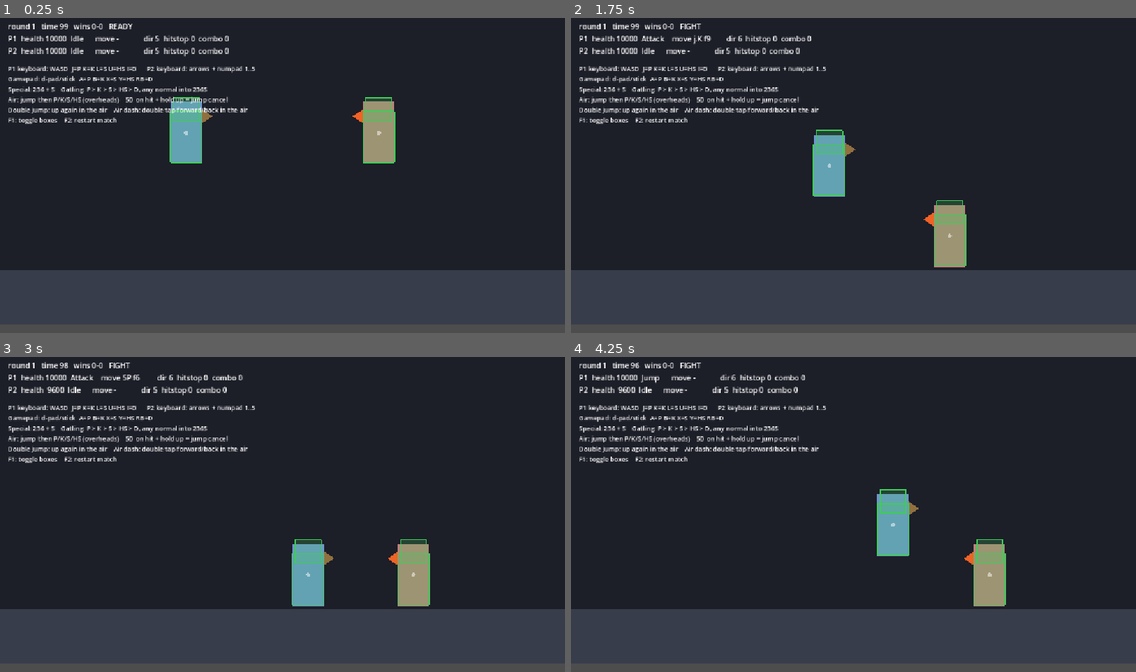
Above: before the commit, frames 1-4 (two rows, left to right).
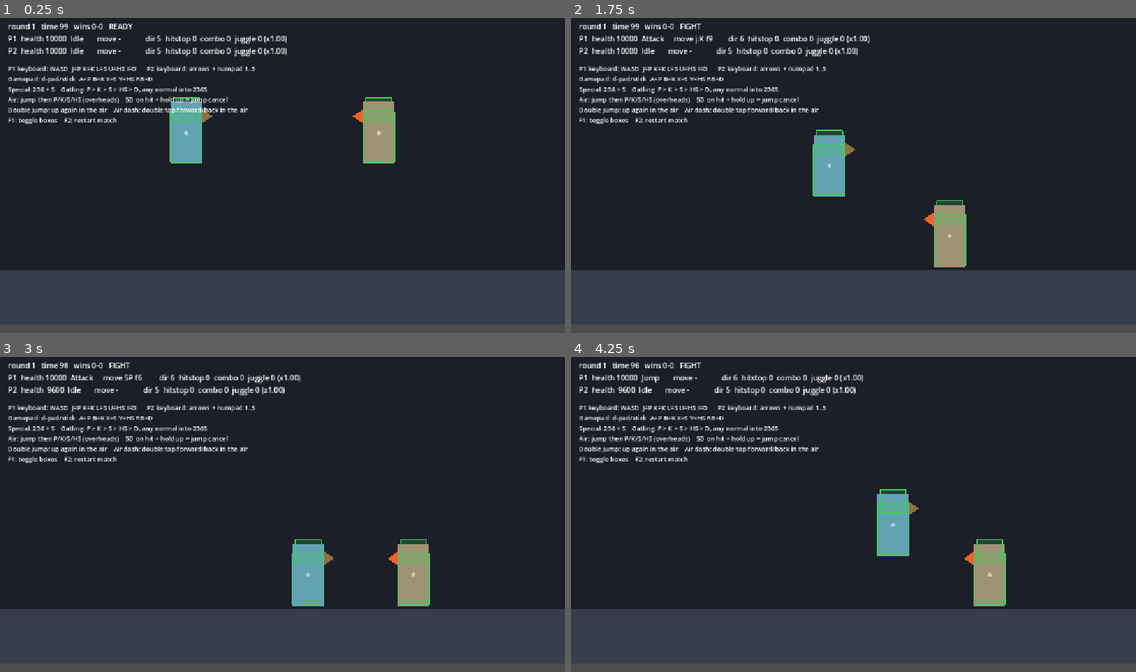
Above: after the commit, the same moments.

Repository: vitorrenansd/fightcore-godot
Game: Godot game, scene res://content/battle/training.tscn
Two runs of this game, one before a commit and one after it. Both use one fixed random seed, a clock stepped at 60 frames per second and the inputs below.
Inputs:
- Up to frame 1 (0.25 s): no input
- Up to frame 2 (1.75 s): tap Enter at 0.5 s; hold D (p1_right) from 0.53 s (still down); tap I (p1_d) at 0.6 s; tap W (p1_up) at 0.77, 1.07, 1.52 s; tap U (p1_hs) at 0.8, 1.35 s; tap K (p1_k) at 1.55 s
- Up to frame 3 (3 s): tap W (p1_up) at 1.82 s; release D (p1_right) at 2.03 s; hold A (p1_left) 2.03-2.78 s; tap K (p1_k) at 2.1 s; tap J (p1_p) at 2.3, 2.85 s; hold D (p1_right) from 2.78 s (still down)
- Up to frame 4 (4.25 s): keep holding D (p1_right); tap W (p1_up) at 3.02, 3.32, 3.77, 4.07 s; tap L (p1_s) at 3.05, 3.6 s; tap Space at 3.5 s; tap Right (p2_right) at 3.8 s

The runs differ from the first frame. In frame 1, 0.8% of the frame differs, in the area x 16-51%, y 5-13%; in frame 2, 0.8%; in frame 3, 0.8%, in the area x 16-54%, y 5-13%; in frame 4, 0.8%.

Commit message:
feat(character): gravidade de juggle fecha a rota aerea
A rota aerea montada nos ultimos commits (launcher -> jump cancel -> golpe no
ar -> air dash) nao tinha fim: o oponente lancado caia sempre igual, entao em
teoria o mesmo combo repetia pra sempre. Damage scaling sozinho nao encerra
nada, so deixa o combo barato.

Agora cada acerto no ar soma `juggle_cost` no `juggle_count` da vitima, e esse
contador multiplica a gravidade dela. O launcher abre o juggle mesmo acertando
alguem no chao, porque e o golpe que comeca a sequencia. Bloqueio nao soma
nada. Encostar no chao zera tudo, junto com as opcoes de ar - dai o `land()`.

O teto (`max_juggle_gravity`) evita o extremo oposto: sem ele um combo longo
transformaria a vitima numa pedra que aterrissa antes do proximo golpe sair.

Quem fecha a rota e o dado, nao um limite de hits no codigo: enders pesados
custam mais juggle.

Co-Authored-By: Claude Opus 5 <noreply@anthropic.com>
Claude-Session: https://claude.ai/code/session_01UdVvQn9Tga5SZVG1YisJhm

Diff:
--- a/content/battle/training.gd
+++ b/content/battle/training.gd
@@ -90,7 +90,7 @@
 			manager.attack_frame,
 			" C" if manager.is_in_cancel_window() else "",
 		]
-	return "P%d  health %5d  %-8s  move %-12s  dir %d  hitstop %d  combo %d" % [
+	return "P%d  health %5d  %-9s  move %-12s  dir %d  hitstop %d  combo %d  juggle %d (x%.2f)" % [
 		index + 1,
 		fighter.health,
 		fighter.state_machine.current_state.name if fighter.state_machine.current_state else "-",
@@ -98,6 +98,8 @@
 		fighter.input.get_direction() if fighter.input != null else 5,
 		fighter.hitstop_frames,
 		fighter.combo_hits,
+		fighter.juggle_count,
+		fighter.get_juggle_gravity_multiplier(),
 	]
 
 
--- a/engine/character/attack_data.gd
+++ b/engine/character/attack_data.gd
@@ -85,6 +85,9 @@
 @export var block_pushback: Vector2 = Vector2(120.0, 0.0)
 ## Launches the opponent upwards, allowing juggles.
 @export var launcher: bool = false
+## Juggle this move puts on an airborne victim, which raises their gravity for
+## the rest of the combo. Heavy enders cost more, so they close the route.
+@export var juggle_cost: int = 1
 
 
 func get_total_frames() -> int:
--- a/engine/character/fighter.gd
+++ b/engine/character/fighter.gd
@@ -22,6 +22,9 @@
 ## Air options left before touching the ground again.
 var air_jumps_left: int = 0
 var air_dashes_left: int = 0
+## Juggle accumulated while airborne. Raises this fighter's gravity for the rest
+## of the combo, and goes back to zero on landing.
+var juggle_count: int = 0
 ## Turned off while an air dash holds its momentum.
 var gravity_enabled: bool = true
 
@@ -38,7 +41,7 @@
 
 func _ready() -> void:
 	hitbox_manager.setup(self)
-	refill_air_options()
+	land()
 	health = stats.max_health if stats != null else 0
 	health_changed.emit(health, health)
 
@@ -58,12 +61,27 @@
 	_apply_gravity(delta)
 	move_and_slide()
 	if is_on_floor():
-		refill_air_options()
+		land()
 
 
 func _apply_gravity(delta: float) -> void:
 	if gravity_enabled and not is_on_floor():
-		velocity.y += stats.gravity * delta
+		velocity.y += get_effective_gravity() * delta
+
+
+## Gravity the fighter falls under right now, juggle included.
+func get_effective_gravity() -> float:
+	if stats == null:
+		return 0.0
+	return stats.gravity * get_juggle_gravity_multiplier()
+
+
+## Grows with every hit taken airborne, which is what makes an air route stop
+## reaching: the victim drops out of the next link instead of hanging there.
+func get_juggle_gravity_multiplier() -> float:
+	if stats == null or juggle_count <= 0:
+		return 1.0
+	return minf(1.0 + stats.juggle_gravity_per_hit * juggle_count, stats.max_juggle_gravity)
 
 
 func walk(direction: float) -> void:
@@ -73,6 +91,13 @@
 func jump() -> void:
 	if is_on_floor():
 		velocity.y = stats.jump_velocity
+
+
+## Everything that comes back when the fighter touches the ground: air options
+## refill and the juggle the combo had built up is gone.
+func land() -> void:
+	refill_air_options()
+	juggle_count = 0
 
 
 ## Air jumps and air dashes come back on landing, never mid-air.
@@ -125,6 +150,7 @@
 		_enter_blockstun(hit)
 	else:
 		combo_hits += 1
+		_add_juggle(hit)
 		_enter_hitstun(hit)
 	# After the transition: entering a state clears horizontal velocity.
 	velocity = hit.knockback
@@ -155,7 +181,7 @@
 	hitstop_frames = 0
 	velocity = Vector2.ZERO
 	gravity_enabled = true
-	refill_air_options()
+	land()
 	hitbox_manager.stop_attack()
 	# Leaving KO through the normal exit is what turns the hurtboxes back on.
 	state_machine.transition_to(&"Idle")
@@ -307,6 +333,13 @@
 	state_machine.transition_to(&"KO")
 
 
+## Juggle only builds up in the air. A launcher counts even though it connects
+## on a grounded opponent: it is the hit that starts the juggle.
+func _add_juggle(hit: HitData) -> void:
+	if hit.launcher or not is_on_floor():
+		juggle_count += hit.juggle_cost
+
+
 func _enter_hitstun(hit: HitData) -> void:
 	hitbox_manager.stop_attack()
 	var state := state_machine.get_state(&"Hitstun") as FighterHitstunState
--- a/engine/character/fighter_stats.gd
+++ b/engine/character/fighter_stats.gd
@@ -21,6 +21,15 @@
 ## How long the dash holds its momentum with gravity suspended.
 @export var air_dash_frames: int = 18
 
+@export_group("Juggle")
+## Extra gravity per point of juggle already on the fighter. This is what ends
+## an air combo: every hit makes the victim fall faster, so the same route stops
+## reaching. Damage scaling alone never closes a loop, it only makes it cheap.
+@export_range(0.0, 1.0, 0.01) var juggle_gravity_per_hit: float = 0.12
+## Ceiling for the juggle multiplier, so a long combo does not turn the victim
+## into a stone that lands before the next hit can ever come out.
+@export_range(1.0, 5.0, 0.1) var max_juggle_gravity: float = 2.2
+
 @export_group("Pushbox")
 ## Width of the volume that keeps fighters from standing inside each other.
 ## Bigger characters take more space and lose ground faster in the corner.
--- a/engine/collision/hit_data.gd
+++ b/engine/collision/hit_data.gd
@@ -21,6 +21,9 @@
 var hitstop: int = 0
 var knockback: Vector2 = Vector2.ZERO
 var launcher: bool = false
+## Juggle added to the victim by this hit. Zero on block: a blocked move never
+## feeds the juggle counter.
+var juggle_cost: int = 0
 
 ## Hits the target had already taken in this combo before this one.
 var combo_index: int = 0
@@ -46,6 +49,7 @@
 	hit.combo_index = p_victim.combo_hits
 	hit.damage_scaling = p_attack.get_damage_scaling(hit.combo_index)
 	hit.launcher = p_attack.launcher and not p_blocked
+	hit.juggle_cost = 0 if p_blocked else p_attack.juggle_cost
 
 	var defense := p_victim.stats.defense_multiplier if p_victim.stats != null else 1.0
 	if hit.blocked:
--- /dev/null
+++ b/tests/juggle_smoke_test.gd
@@ -0,0 +1,232 @@
+extends SceneTree
+
+## Checks juggle gravity: a launcher opens the juggle, every airborne hit adds
+## to it, the victim falls faster the longer the combo runs, and landing wipes
+## it. This is what stops an air route from repeating forever.
+##
+##   godot --headless --path . --script tests/juggle_smoke_test.gd
+
+const FIGHTER_SCENE := "res://content/fighters/training_dummy/fighter.tscn"
+## High enough that nothing in the test accidentally touches the floor.
+const AIR_HEIGHT: float = -320.0
+
+var p1: Fighter
+var p2: Fighter
+var solver: CollisionSolver
+var frames: int = 0
+var landed: Array[HitData] = []
+var ok: bool = true
+
+var _fall_low: float = 0.0
+var _fall_high: float = 0.0
+var _velocity_sample: float = 0.0
+
+
+func _initialize() -> void:
+	var scene: PackedScene = load(FIGHTER_SCENE)
+	InputBindings.create_default().apply()
+
+	var floor_body := StaticBody2D.new()
+	var floor_shape := CollisionShape2D.new()
+	var rect := RectangleShape2D.new()
+	rect.size = Vector2(2000, 40)
+	floor_shape.shape = rect
+	floor_body.add_child(floor_shape)
+	floor_body.position = Vector2(0, 70)
+	root.add_child(floor_body)
+
+	p1 = scene.instantiate()
+	p1.team = 0
+	root.add_child(p1)
+	p1.position = Vector2(0, 0)
+
+	p2 = scene.instantiate()
+	p2.team = 1
+	root.add_child(p2)
+	p2.position = Vector2(60, 0)
+
+	solver = CollisionSolver.new()
+	root.add_child(solver)
+	solver.register_fighter(p1)
+	solver.register_fighter(p2)
+	solver.hit_resolved.connect(func(hit: HitData) -> void: landed.append(hit))
+
+
+## Minimal move that reaches the opponent on frame 4. `launcher` and
+## `juggle_cost` are what this test is actually about.
+func _make_attack(launcher: bool, juggle_cost: int, knockback: Vector2) -> AttackData:
+	var box := Hitbox.new()
+	var box_shape := RectangleShape2D.new()
+	box_shape.size = Vector2(60, 60)
+	box.shape = box_shape
+	box.offset = Vector2(60, 0)
+	box.start_frame = 4
+	box.end_frame = 6
+
+	var attack := AttackData.new()
+	attack.startup_frames = 4
+	attack.active_frames = 3
+	attack.recovery_frames = 8
+	attack.damage = 300
+	attack.chip_damage = 30
+	attack.hitstun = 24
+	attack.blockstun = 12
+	attack.hitstop = 4
+	attack.knockback = knockback
+	attack.launcher = launcher
+	attack.juggle_cost = juggle_cost
+	attack.hitboxes = [box]
+	return attack
+
+
+## Parks both fighters side by side in the air with gravity off, so an airborne
+## exchange can be scripted without fighting the arc.
+func _park_in_air() -> void:
+	for fighter in [p1, p2]:
+		fighter.gravity_enabled = false
+		fighter.velocity = Vector2.ZERO
+	p1.position = Vector2(0, AIR_HEIGHT)
+	p2.position = Vector2(60, AIR_HEIGHT)
+
+
+func check(condition: bool, message: String) -> void:
+	if not condition:
+		ok = false
+		print("  FAIL: %s" % message)
+
+
+func _physics_process(_delta: float) -> bool:
+	frames += 1
+	match frames:
+		1:
+			p1.opponent = p2
+			p2.opponent = p1
+			p1.set_facing(true)
+			p2.set_facing(false)
+			p1.input.enabled = false
+			p2.input.enabled = false
+			p2.input.player_index = 1
+			print("== 1. a grounded hit builds no juggle ==")
+			check(p2.juggle_count == 0, "starts clean")
+			p1.hitbox_manager.start_attack(_make_attack(false, 1, Vector2(200, 0)))
+		14:
+			print("  hits %d   juggle %d   multiplier %.2f" % [
+				landed.size(), p2.juggle_count, p2.get_juggle_gravity_multiplier(),
+			])
+			check(landed.size() == 1, "the move connected")
+			check(p2.juggle_count == 0, "a grounded hit adds no juggle")
+			check(is_equal_approx(p2.get_juggle_gravity_multiplier(), 1.0), "gravity untouched")
+		40:
+			print("\n== 2. a launcher opens the juggle ==")
+			landed.clear()
+			p1.position = Vector2(0, 0)
+			p1.velocity = Vector2.ZERO
+			p2.position = Vector2(60, 0)
+			p2.velocity = Vector2.ZERO
+			p1.hitbox_manager.start_attack(_make_attack(true, 1, Vector2(120, -600)))
+		52:
+			print("  hits %d   juggle %d   on floor %s" % [
+				landed.size(), p2.juggle_count, p2.is_on_floor(),
+			])
+			check(landed.size() == 1, "the launcher connected")
+			check(landed[0].launcher, "the hit reads as a launcher")
+			check(landed[0].juggle_cost == 1, "the hit carries its juggle cost")
+			check(p2.juggle_count == 1, "juggle opened at 1, got %d" % p2.juggle_count)
+			check(not p2.is_on_floor(), "p2 left the ground")
+		56:
+			print("\n== 3. every airborne hit adds more ==")
+			landed.clear()
+			_park_in_air()
+			p1.hitbox_manager.start_attack(_make_attack(false, 2, Vector2(80, -120)))
+		68:
+			print("  hits %d   juggle %d   multiplier %.2f" % [
+				landed.size(), p2.juggle_count, p2.get_juggle_gravity_multiplier(),
+			])
+			check(landed.size() == 1, "the air hit connected")
+			check(p2.juggle_count == 3, "juggle 1 + cost 2 = 3, got %d" % p2.juggle_count)
+			check(
+				p2.get_juggle_gravity_multiplier() > 1.0,
+				"the multiplier grew, got %.2f" % p2.get_juggle_gravity_multiplier()
+			)
+		74:
+			print("\n== 4. more juggle means a faster fall ==")
+			# Out of hitstun and hitstop, in free fall with a clean counter.
+			p2.state_machine.transition_to(&"Jump")
+			p2.hitstop_frames = 0
+			p2.juggle_count = 0
+			p2.gravity_enabled = true
+			p2.position = Vector2(60, AIR_HEIGHT)
+			p2.velocity = Vector2.ZERO
+		76:
+			check(p2.hitstop_frames == 0, "not frozen while measuring")
+			_velocity_sample = p2.velocity.y
+		78:
+			_fall_low = p2.velocity.y - _velocity_sample
+			p2.juggle_count = 8
+			p2.position = Vector2(60, AIR_HEIGHT)
+			p2.velocity = Vector2.ZERO
+		80:
+			_velocity_sample = p2.velocity.y
+		82:
+			_fall_high = p2.velocity.y - _velocity_sample
+			var expected := p2.get_juggle_gravity_multiplier()
+			print("  juggle 0: %.1f/frame   juggle 8: %.1f/frame   multiplier %.2f" % [
+				_fall_low, _fall_high, expected,
+			])
+			check(_fall_low > 0.0, "falling at all with no juggle")
+			check(_fall_high > _fall_low, "a juggled fighter falls faster")
+			check(
+				is_equal_approx(_fall_high / _fall_low, expected),
+				"the speed-up matches the multiplier, got %.2f" % (_fall_high / _fall_low)
+			)
+		84:
+			print("\n== 5. the cap holds ==")
+			p2.juggle_count = 999
+			print("  juggle 999 -> multiplier %.2f (cap %.2f)" % [
+				p2.get_juggle_gravity_multiplier(), p2.stats.max_juggle_gravity,
+			])
+			check(
+				is_equal_approx(p2.get_juggle_gravity_multiplier(), p2.stats.max_juggle_gravity),
+				"a long combo cannot push gravity past the cap"
+			)
+			print("\n== 6. landing wipes the juggle ==")
+			p2.juggle_count = 5
+			p2.position = Vector2(60, -40)
+			p2.velocity = Vector2.ZERO
+		95:
+			print("  on floor %s   juggle %d   air jumps %d" % [
+				p2.is_on_floor(), p2.juggle_count, p2.air_jumps_left,
+			])
+			check(p2.is_on_floor(), "p2 landed")
+			check(p2.juggle_count == 0, "landing cleared the juggle, got %d" % p2.juggle_count)
+			check(p2.air_jumps_left == p2.stats.air_jumps, "air options came back with it")
+		100:
+			print("\n== 7. a blocked hit feeds nothing ==")
+			landed.clear()
+			p1.gravity_enabled = true
+			p1.position = Vector2(0, 0)
+			p1.velocity = Vector2.ZERO
+			p2.position = Vector2(60, 0)
+			p2.velocity = Vector2.ZERO
+			p2.input.enabled = true
+			# p2 faces left, so its back is screen right.
+			Input.action_press(&"p2_right")
+			p1.hitbox_manager.start_attack(_make_attack(true, 3, Vector2(120, -600)))
+		112:
+			print("  hits %d   blocked %s   juggle %d" % [
+				landed.size(),
+				landed[0].blocked if landed.size() > 0 else false,
+				p2.juggle_count,
+			])
+			check(landed.size() == 1, "the move connected")
+			if landed.size() == 1:
+				check(landed[0].blocked, "p2 blocked it")
+				check(landed[0].juggle_cost == 0, "a blocked hit carries no juggle cost")
+				check(not landed[0].launcher, "a blocked launcher does not launch")
+			check(p2.juggle_count == 0, "blocking built no juggle, got %d" % p2.juggle_count)
+			Input.action_release(&"p2_right")
+		114:
+			print("\nRESULT: %s" % ("OK" if ok else "FAILED"))
+			quit(0 if ok else 1)
+			return true
+	return false
Not shown, added: tests/juggle_smoke_test.gd.uid
Not shown, changed: docs/archtecture.md
Not shown, changed: docs/fighter_format.md
Not shown, changed: docs/roadmap.md
